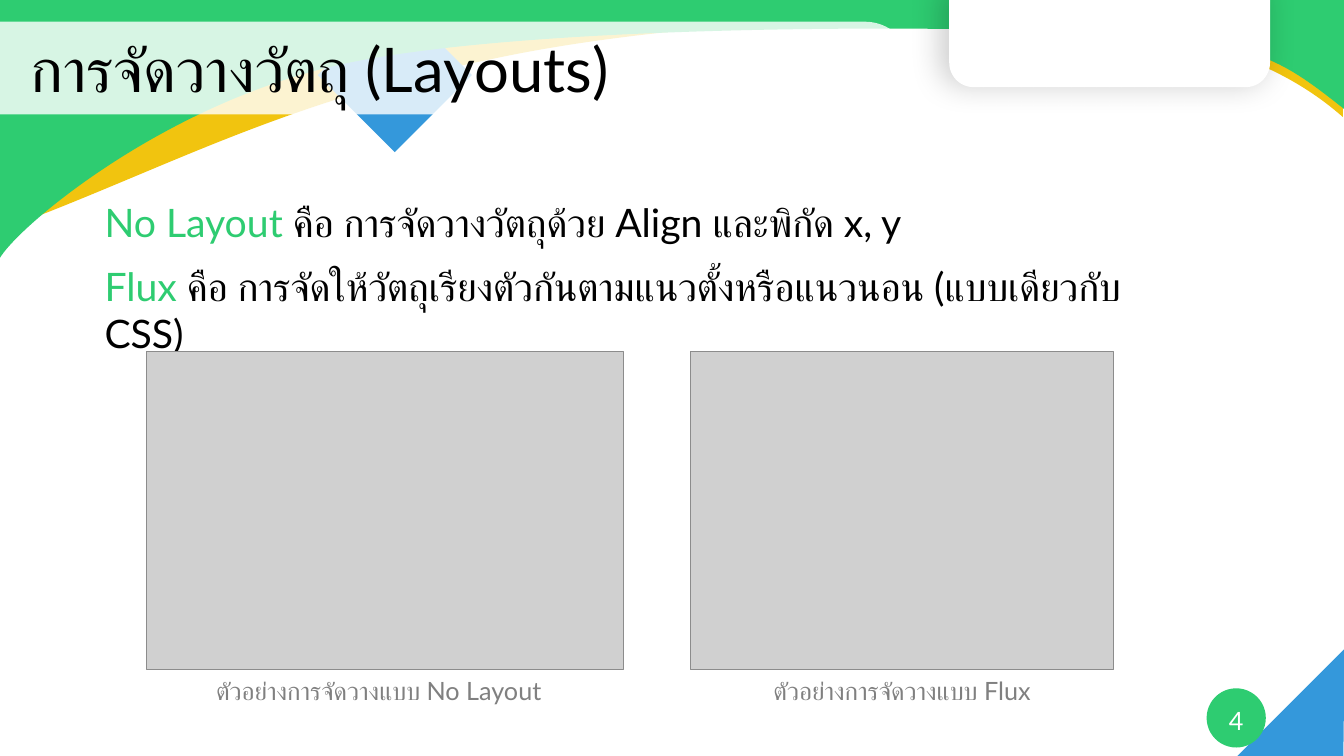
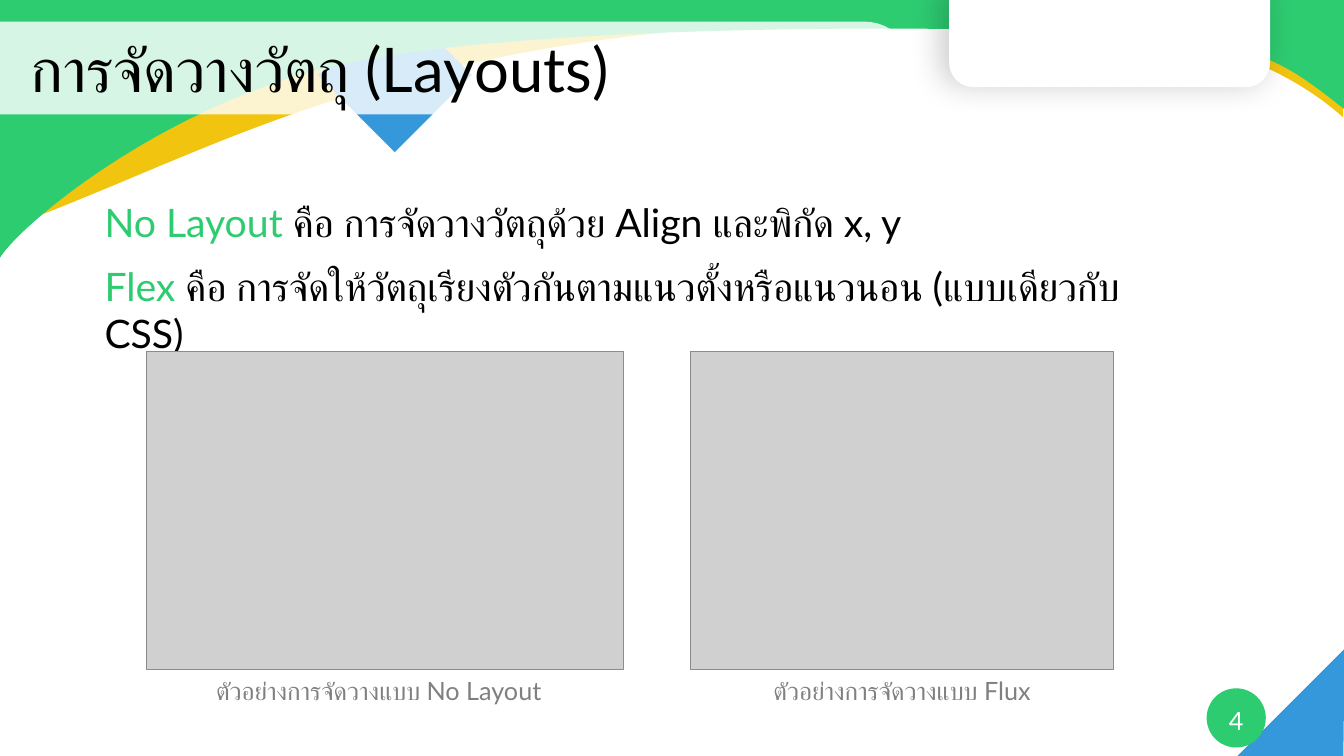
Before and after one commit to ArtronShop/ATD3.5-S3-Asset, a slide deck: slide 4 of Training/บทที่ 3 แนวคิด และหลักการ LVGL เบื้องต้น.pptx. Drawn at 1344x756 pixels with LibreOffice and Linux fonts; fonts in the diff are those of the drawing; grey boxes stand for pictures; background and template pictures are left out. Boxes give left, top, right and bottom in pixels: in the first picture for what was removed or moved away, otherwise in the second. Text is boxed around its words. In the diff, an @@ line names an element or a change of style, - is before the commit and + after.

```diff
--- a/Training/บทที่ 3 แนวคิด และหลักการ LVGL เบื้องต้น.pptx
+++ b/Training/บทที่ 3 แนวคิด และหลักการ LVGL เบื้องต้น.pptx
@@ text at (105,270,1119,312): text changed @@
-Flux คือ การจัดให้วัตถุเรียงตัวกันตามแนวตั้งหรือแนวนอน (แบบเดียวกับ CSS)
+Flex คือ การจัดให้วัตถุเรียงตัวกันตามแนวตั้งหรือแนวนอน (แบบเดียวกับ CSS)
```
Also in this commit, not shown: 1 other slide changed, 1 other file.
